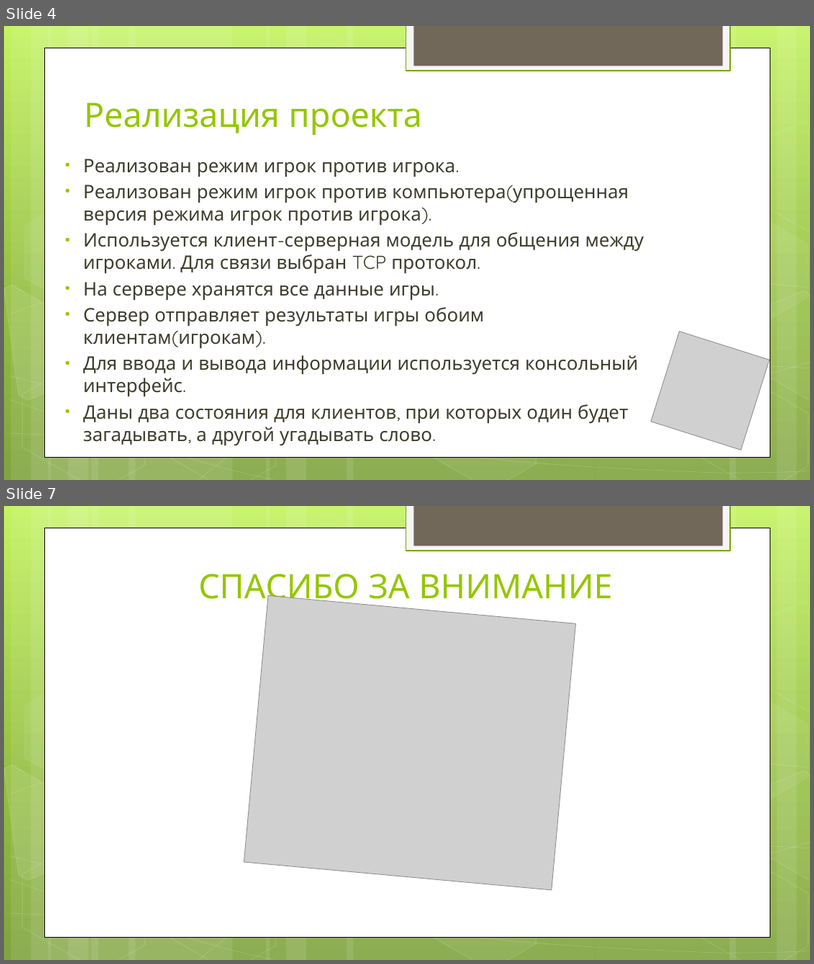
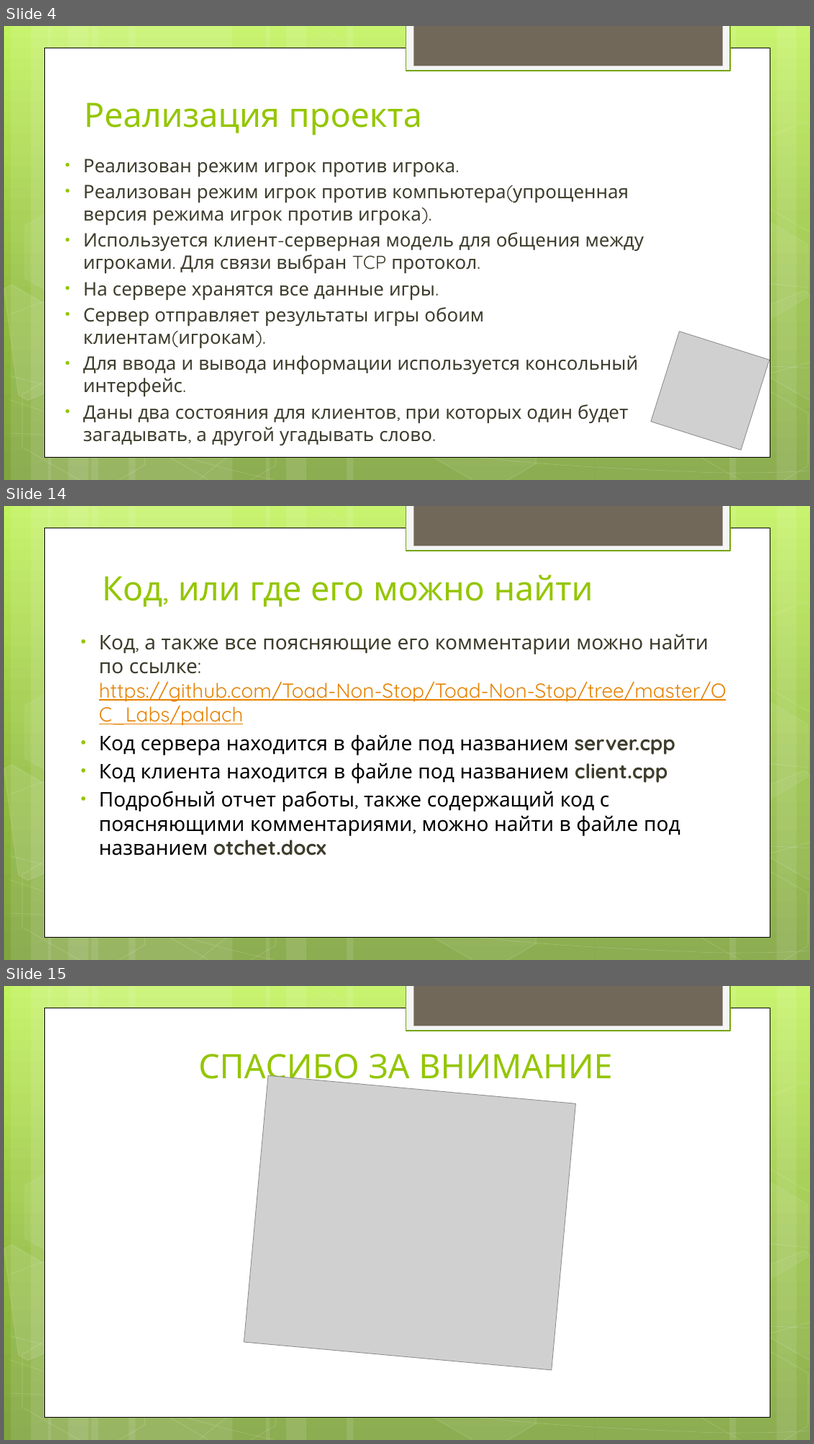
Before and after one commit to Toad-Non-Stop/Toad-Non-Stop, a slide deck: OC_Labs/palach/Презентация курсовой.ppt. Shown one above the other, each under a label of ours: slides 4 and 7 before the commit, slides 4, 14 and 15 after it; the slides between them are not shown. The pictures are 814x964 and 814x1444 pixels, drawn with LibreOffice and Linux fonts; fonts in the diff are those of the drawing; grey boxes stand for pictures. Boxes give left, top, right and bottom in pixels: in the first picture for what was removed or moved away, otherwise in the second. Text is boxed around its words. In the diff, an @@ line names an element or a change of style, - is before the commit and + after.

```diff
--- a/OC_Labs/palach/Презентация курсовой.ppt
+++ b/OC_Labs/palach/Презентация курсовой.ppt
@@ slide 14 added at [4, 506, 810, 960], background gradient #C3F35F to #93BF3F to #81A53E; not listed: 30 template elements that a slide beside it also shows @@
@@ title added at [102, 574, 594, 607], 40 pt, text #94C600 @@
+Код, или где его можно найти
@@ text added at [99, 633, 727, 855], 24 pt, text #000000 @@
+• Код, а также все поясняющие его комментарии можно найти по ссылке: https://github.com/Toad-Non-Stop/Toad-Non-Stop/tree/master/OC_Labs/palach
+• Код сервера находится в файле под названием server.cpp
+• Код клиента находится в файле под названием client.cpp
+• Подробный отчет работы, также содержащий код с поясняющими комментариями, можно найти в файле под названием otchet.docx
@@ what was slide 7 is now slide 15 @@
```
Also in this commit, not shown: 2 slides changed, 7 other slides added.
